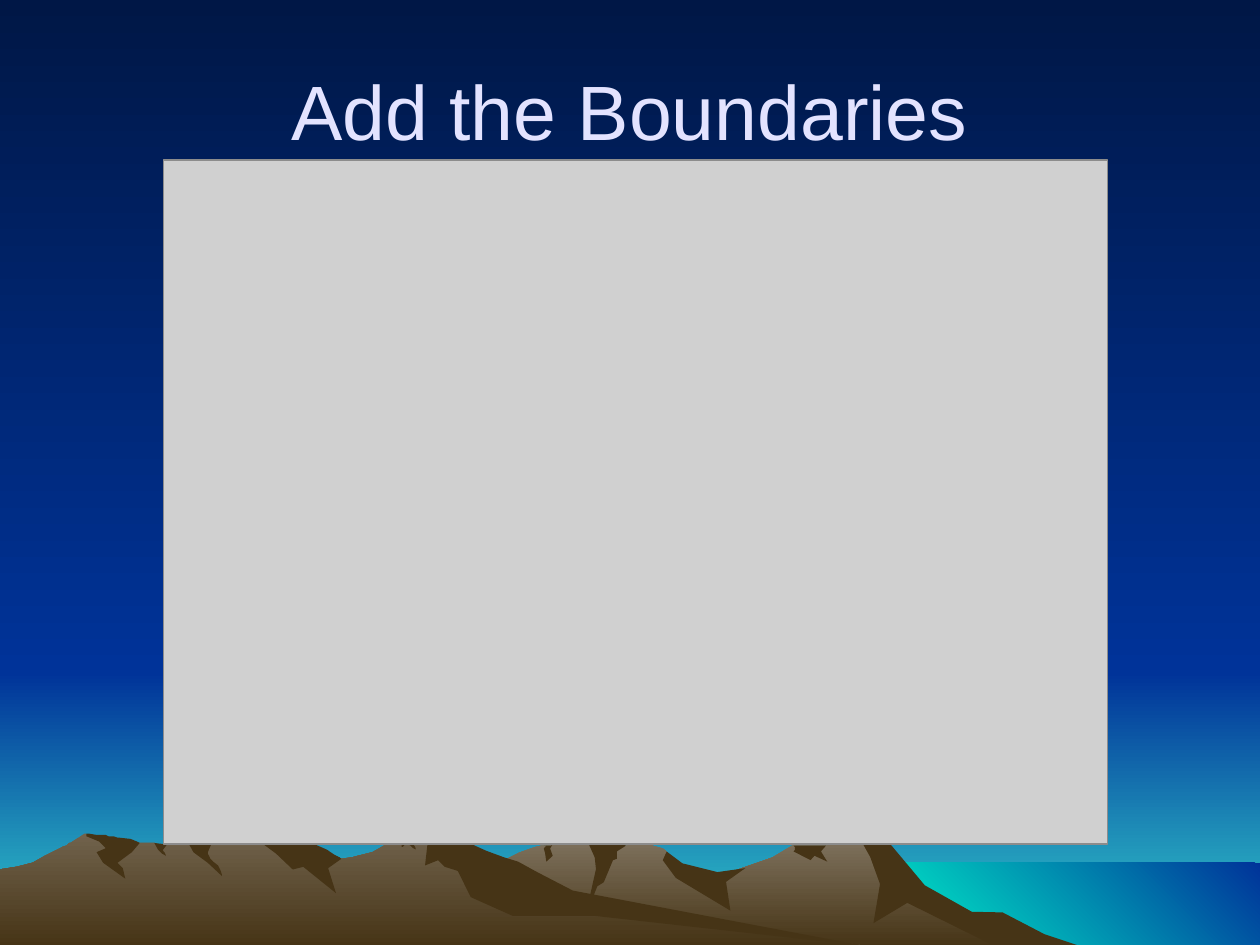
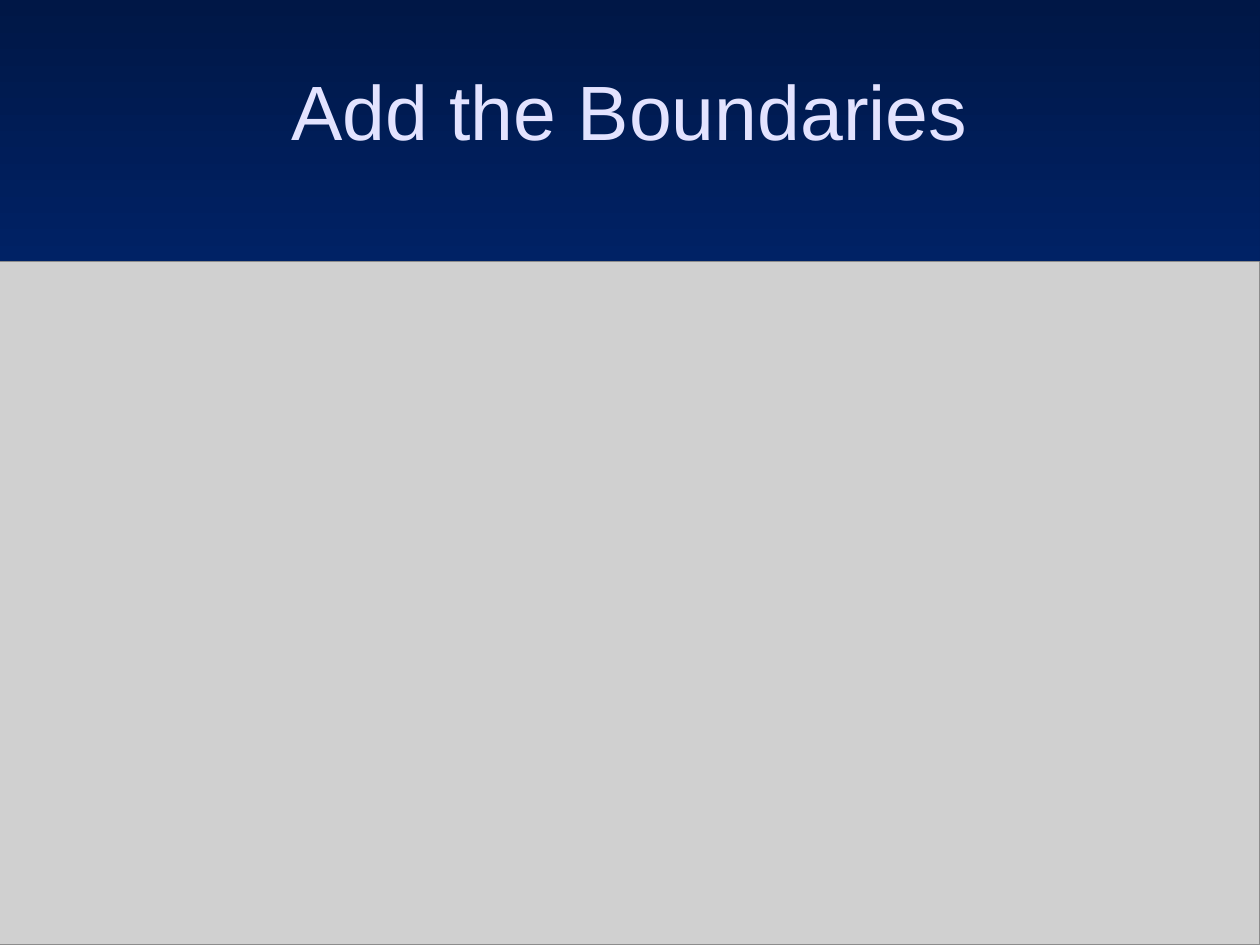
Before and after one commit to ForrestErickson/Asterisms_and_Constelations, a slide deck: slide 8 of Asterisms_and_Constelations.ppt. Drawn at 1260x945 pixels with LibreOffice and Linux fonts; fonts in the diff are those of the drawing; grey boxes stand for pictures. Boxes give left, top, right and bottom in pixels: in the first picture for what was removed or moved away, otherwise in the second. Text is boxed around its words. In the diff, an @@ line names an element or a change of style, - is before the commit and + after.

```diff
--- a/Asterisms_and_Constelations.ppt
+++ b/Asterisms_and_Constelations.ppt
@@ picture: place and size @@
-picture at [164, 160, 1108, 844]
+picture at [0, 262, 1260, 945]
@@ group removed at [87, 830, 416, 893]: 5 freeform shapes @@
@@ outline redrawn in 4 elements at [325, 829, 1033, 945], [863, 832, 1081, 945], [0, 829, 869, 945], [425, 838, 869, 945] @@
@@ group removed at [544, 829, 828, 915]: 4 freeform shapes @@
```
Also in this commit, not shown: 13 other slides changed, 2 slides added, 2 slides removed.
